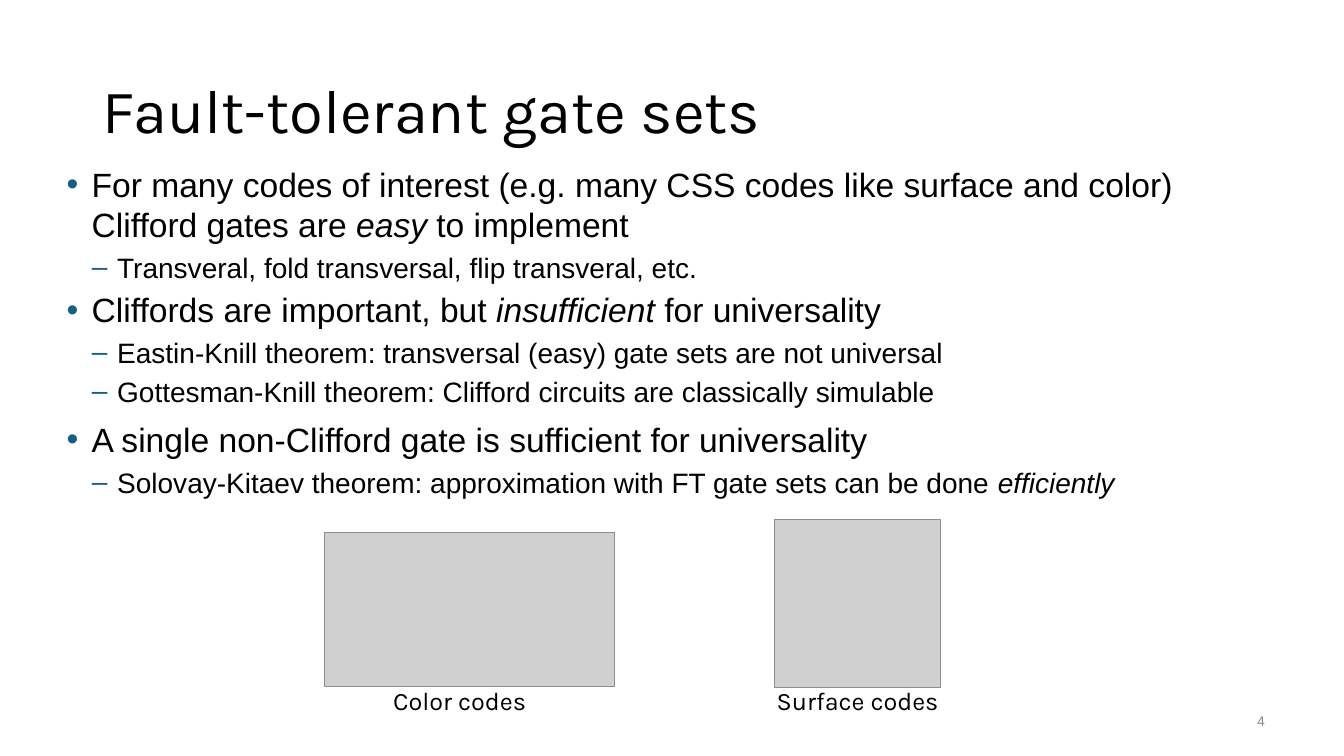
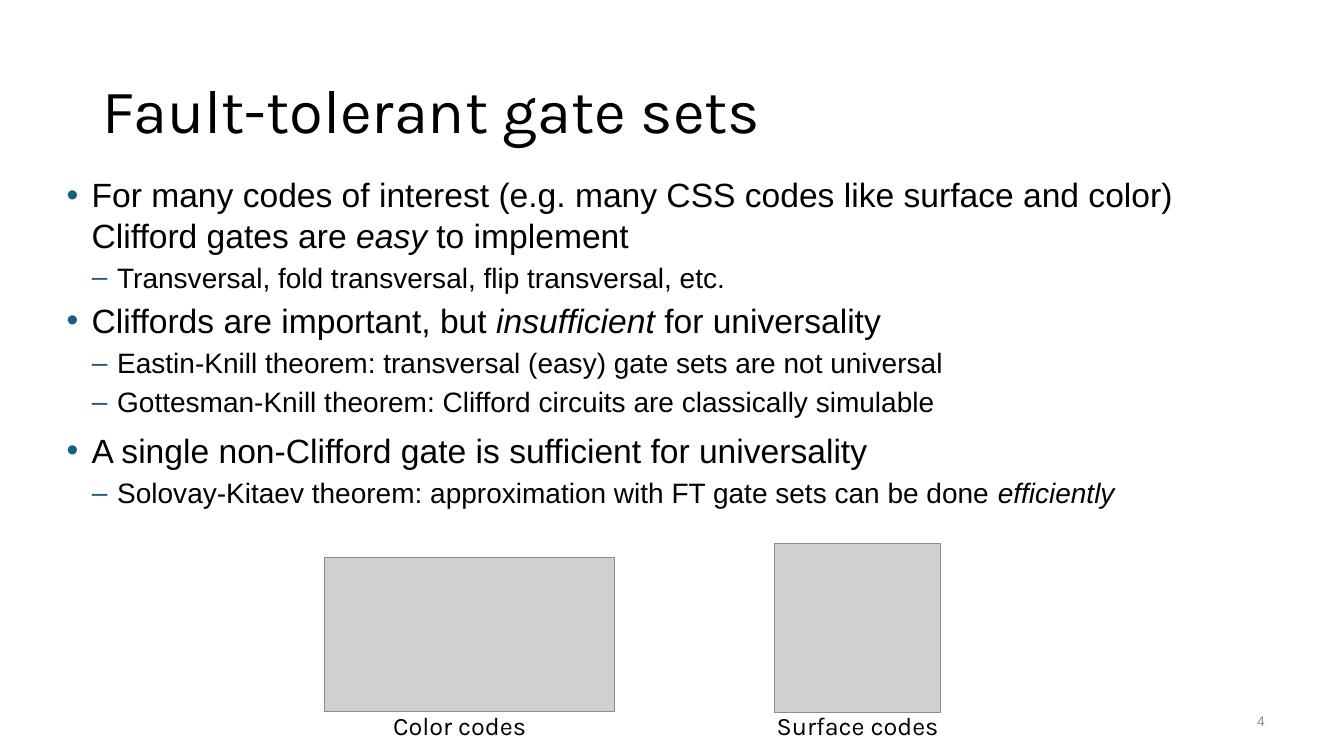
Before and after one commit to BQSKit/bqskit-tutorial, a slide deck: slide 4 of 4_FT_introduction.pptx. Drawn at 1344x756 pixels with LibreOffice and Linux fonts; fonts in the diff are those of the drawing; grey boxes stand for pictures. Boxes give left, top, right and bottom in pixels: in the first picture for what was removed or moved away, otherwise in the second. Text is boxed around its words. In the diff, an @@ line names an element or a change of style, - is before the commit and + after.

```diff
--- a/4_FT_introduction.pptx
+++ b/4_FT_introduction.pptx
@@ text "For many codes of interest ...": place and size @@
-text "For many codes of interest ..." at <box>92,172,1172,498</box>
+text "For many codes of interest ..." at <box>92,182,1172,508</box>
@@ text at <box>117,267,725,293</box>: text changed @@
-  – Transveral, fold transversal, flip transveral, etc.
+  – Transversal, fold transversal, flip transversal, etc.
@@ 2 pictures, 2 texts: place and size @@
-2 pictures, 2 texts at <box>325,519,941,711</box>
+2 pictures, 2 texts at <box>325,544,941,736</box>
```
Also in this commit, not shown: 6 other slides changed.
